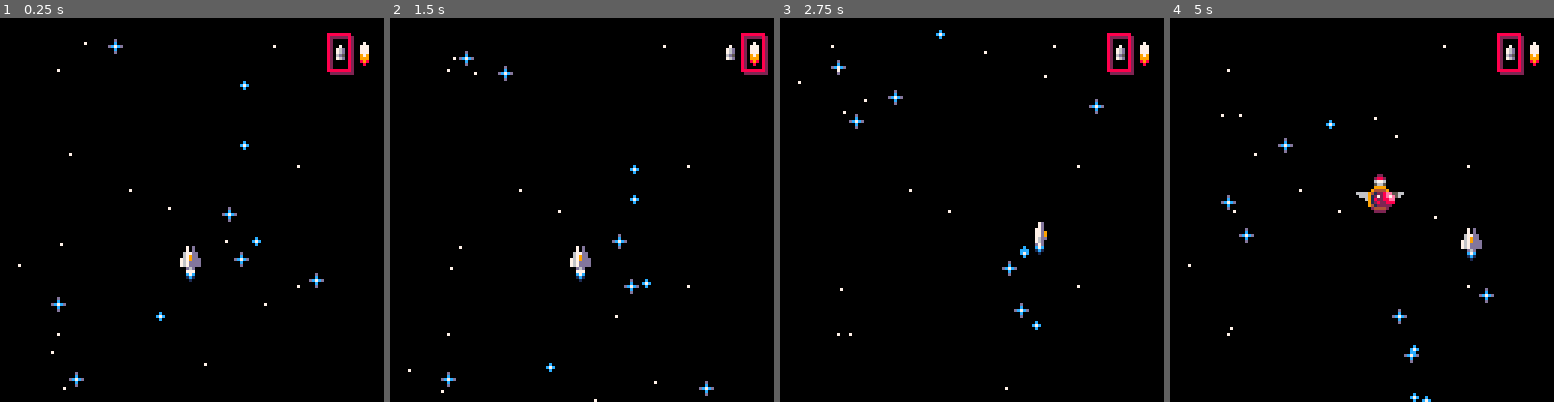
Above: before the commit, frames 1-4 (left to right).
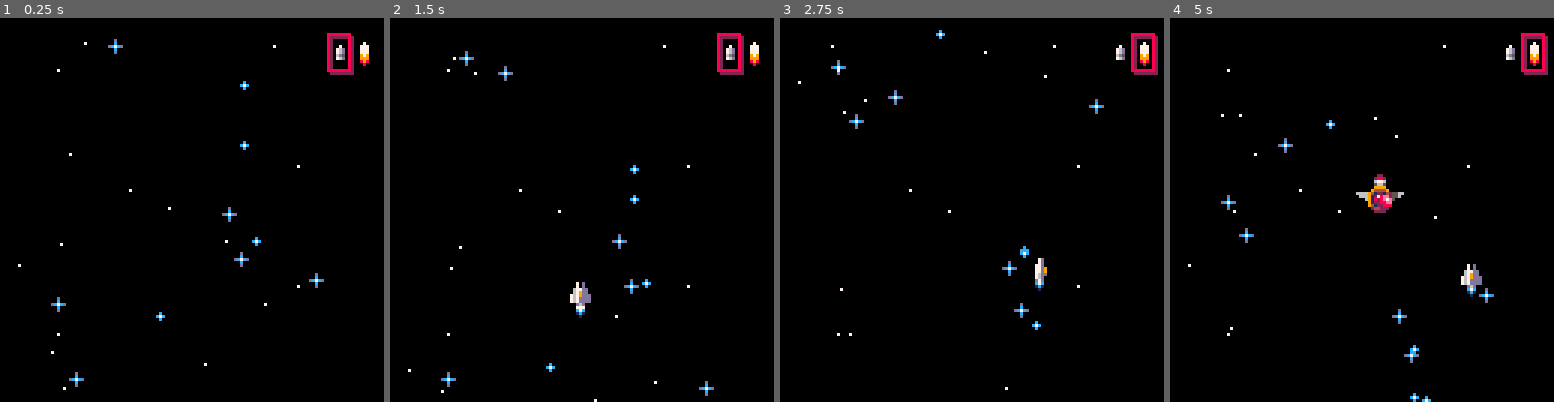
Above: after the commit, the same moments.

Repository: sroccaserra/shmup
Game: PICO-8 cartridge carts/shmup.p8
Same seed, same stepped clock (60 frames per second), same inputs: the game is played once before the commit and once after it.
Inputs:
- Up to frame 1 (0.25 s): no input
- Up to frame 2 (1.5 s): tap X (X key) at 0.33, 1.07 s; tap O (Z key) at 0.7 s
- Up to frame 3 (2.75 s): hold Right 1.6-2.1 s; tap O (Z key) at 1.7, 2.1, 2.5 s; tap X (X key) at 1.85 s; hold Up 2.15-2.42 s; hold Right from 2.47 s (still down)
- Up to frame 4 (5 s): tap O (Z key) every 0.4 s from 2.9 to 4.9 s; tap X (X key) at 2.97, 4.08 s; release Right at 3.03 s; hold Left 3.08-3.58 s; hold Down 3.63-3.97 s; hold Right 4.02-4.68 s; hold Up from 4.73 s (still down)

The runs differ from the first frame. In frame 1, 0.3% of the frame differs, in the area x 46-53%, y 59-69%; in frame 2, 1.4%; in frame 3, 1.2%; in frame 4, 1.5%, in the area x 53-99%, y 3-73%.

Commit message:
Make ship restart with a shield when hit

Diff:
--- a/carts/main.lua
+++ b/carts/main.lua
@@ -32,7 +32,7 @@
     w = 4,
     h = 6,
   },
-  is_alive = true,
+  starting_frames = 0,
 }
 
 ---
@@ -41,6 +41,7 @@
 function _init()
   ship_frame_index_from_angle = distributor(1, 5, -0.25, 0.25)
   ship.shoot = pea_shoot
+  start_life()
 
   pea_shots = {}
   flame_shots = {}
@@ -121,6 +122,10 @@
 end
 
 function draw_ship()
+  if ship.starting_frames > 0 and 0 == (frame_counter % 2) then
+    return
+  end
+
   local glow_y
   if 0 == frame_counter % 2 then
     glow_y = 8
@@ -169,6 +174,12 @@
 -- Update functions
 
 function update_ship(input)
+  if ship.starting_frames > 0 then
+    ship.y = ship.y - ship.dy
+    ship.starting_frames = ship.starting_frames - 1
+    return
+  end
+
   if input.left then
     ship.vx = - ship.dx
     ship.x = ship.x + ship.vx
@@ -311,11 +322,21 @@
     if is_off_screen(bullet) then
       del(bullets, bullet)
     end
+    if collides_with(bullet, ship) then
+      die()
+    end
   end
 end
 
 ---
 -- gameplay
+
+function start_life()
+  ship.starting_frames = 40
+  ship.a = 0
+  ship.x = 60
+  ship.y = 128
+end
 
 pea_shot = {
   max_shots = 6,
@@ -426,6 +447,10 @@
 bullet.__index = bullet
 
 function fire_bullet_from_to(x1, y1, x2, y2)
+  if ship.starting_frames > 0 then
+    return
+  end
+
   local norm = sqrt((x2 - x1)*(x2 - x1) + (y2 - y1)*(y2 - y1))
   local instance = {
     x = x1 - (bullet.box.dx + bullet.box.w/2),
@@ -440,7 +465,10 @@
 end
 
 function die()
-  ship.is_alive = false
+  if 0 == ship.starting_frames then
+    explode(ship)
+    start_life()
+  end
 end
 
 function explode(boxed)
